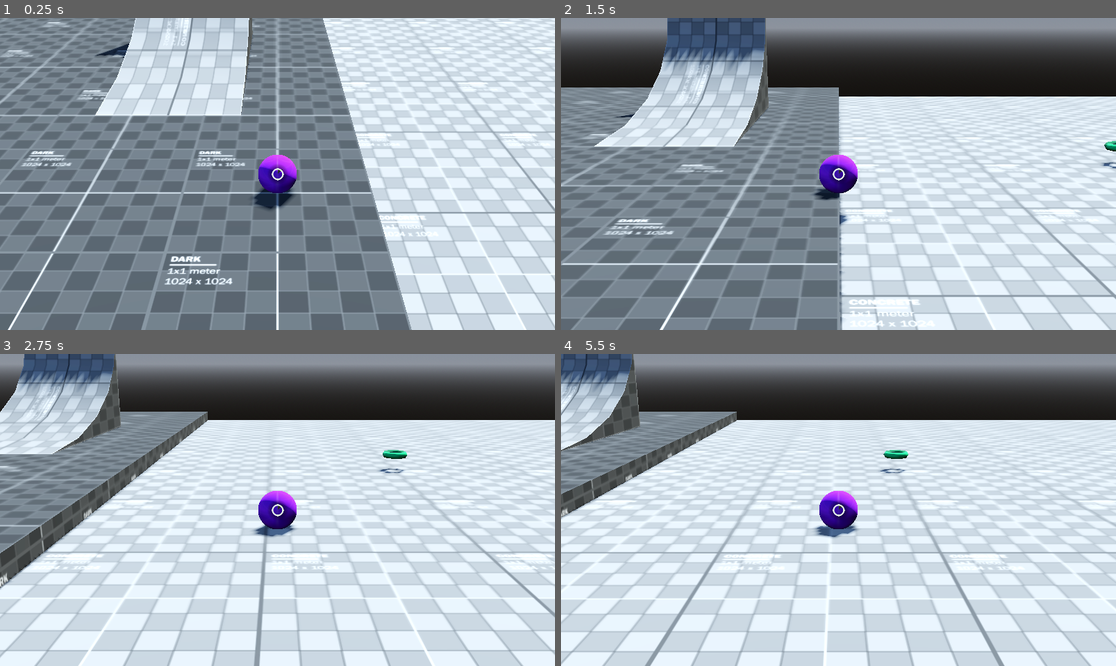
Above: before the commit, frames 1-4 (two rows, left to right).
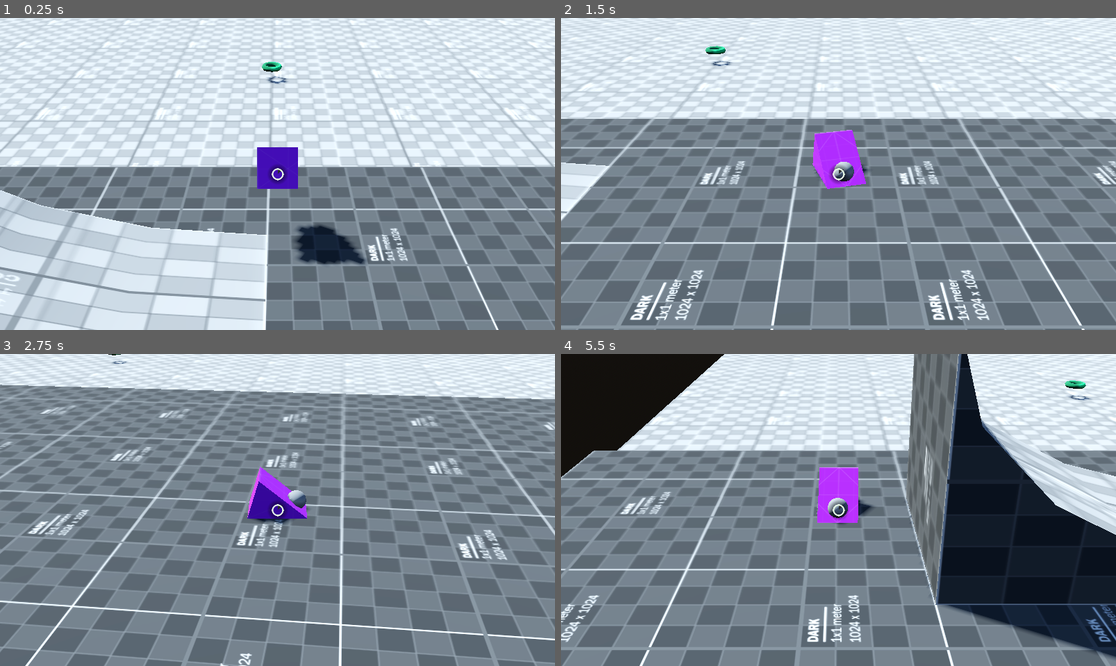
Above: after the commit, the same moments.

Repository: lithopsiouu/you-rat
Game: Godot game, scene res://Scenes/test/main test room.tscn
Same seed, same stepped clock (60 frames per second), same inputs: the game is played once before the commit and once after it.
Inputs (mouse positions are in pixels of both pictures, inside the frame that each line leads up to):
- Up to frame 1 (0.25 s): no input
- Up to frame 2 (1.5 s): move the mouse to (960, 158) at 0.52 s; hold D (move_right) 0.53-1.28 s; click (960, 158) at 0.6 s; move the mouse to (727, 189) at 1.27 s; hold S (move_backward) from 1.28 s (still down); tap Down (rotate_cam_down) at 1.35 s
- Up to frame 3 (2.75 s): move the mouse to (333, 441) at 2.02 s; release S (move_backward) at 2.03 s; hold D (move_right) from 2.03 s (still down); tap Left (rotate_cam_left) at 2.1 s
- Up to frame 4 (5.5 s): move the mouse to (810, 572) at 2.77 s; release D (move_right) at 2.78 s; hold W (move_forward) 2.78-3.53 s; tap Right (rotate_cam_right) at 2.85 s; move the mouse to (1005, 556) at 3.52 s; hold A (move_left) 3.53-5.03 s; tap Up (rotate_cam_up) at 3.6 s; move the mouse to (672, 463) at 4.27 s; click (672, 463) at 4.35 s; move the mouse to (866, 510) at 5.02 s; hold S (move_backward) from 5.03 s (still down); tap Down (rotate_cam_down) at 5.1 s

The runs differ from the first frame. In frame 1, 73% of the frame differs, in the area x 0-100%, y 0-100%; in frame 2, 79%; in frame 3, 94%; in frame 4, 91%.

Commit message:
work on rb player
- left on accelerating speed

Diff:
--- a/Assets/Entities/rigidbody_player.tscn
+++ b/Assets/Entities/rigidbody_player.tscn
@@ -1,57 +1,86 @@
-[gd_scene load_steps=10 format=3 uid="uid://dejwv7qah2a0q"]
+[gd_scene load_steps=11 format=3 uid="uid://bpqpjy8fcgewn"]
 
 [ext_resource type="Material" uid="uid://dero2i2k7x36v" path="res://Assets/Materials/player_material.tres" id="1_jmjd3"]
 [ext_resource type="Script" uid="uid://bu1r20ywascsv" path="res://Scripts/Interaction/rb_movement.gd" id="1_strm8"]
 [ext_resource type="Script" uid="uid://disy7vfpou6kx" path="res://Scripts/Interaction/player_input.gd" id="3_twv4y"]
 [ext_resource type="Script" uid="uid://cotfsu52ght42" path="res://Scripts/Interaction/interactor.gd" id="4_twv4y"]
 [ext_resource type="PackedScene" uid="uid://cyg20dvv5m0qi" path="res://Assets/Entities/gimbal_camera.tscn" id="5_8h1a1"]
+[ext_resource type="Texture2D" uid="uid://b3sr0njonqdba" path="res://Assets/Materials/Textures/Dev/Editor Icon/trimolt__0002_player-copy.png" id="7_vghrk"]
 
-[sub_resource type="PhysicsMaterial" id="PhysicsMaterial_8h1a1"]
-friction = 0.0
+[sub_resource type="SphereShape3D" id="SphereShape3D_b2tom"]
+radius = 0.05
 
-[sub_resource type="SphereShape3D" id="SphereShape3D_ldwiu"]
-radius = 0.1
+[sub_resource type="PrismMesh" id="PrismMesh_yymxo"]
+material = ExtResource("1_jmjd3")
+left_to_right = 0.2
+size = Vector3(0.3, 0.2, 0.2)
 
-[sub_resource type="SphereMesh" id="SphereMesh_brm1d"]
-material = ExtResource("1_jmjd3")
-radius = 0.1
-height = 0.2
+[sub_resource type="SphereMesh" id="SphereMesh_x54xf"]
+radius = 0.05
+height = 0.1
 
-[sub_resource type="CylinderShape3D" id="CylinderShape3D_8h1a1"]
-height = 0.1
-radius = 0.2
+[sub_resource type="CylinderShape3D" id="CylinderShape3D_6pr0x"]
+height = 0.25
+radius = 0.4
 
-[node name="Rigidbody_Player" type="RigidBody3D" node_paths=PackedStringArray("input", "mesh", "target") groups=["Player"]]
+[node name="RigidBody3D" type="RigidBody3D" groups=["Player"]]
 collision_layer = 16
 collision_mask = 3
 axis_lock_angular_x = true
 axis_lock_angular_y = true
 axis_lock_angular_z = true
-physics_material_override = SubResource("PhysicsMaterial_8h1a1")
+can_sleep = false
 continuous_cd = true
-script = ExtResource("1_strm8")
-input = NodePath("PlayerInput")
-speed = 5.0
-mesh = NodePath("MeshInstance3D")
-target = NodePath(".")
 
 [node name="CollisionShape3D" type="CollisionShape3D" parent="."]
-shape = SubResource("SphereShape3D_ldwiu")
+transform = Transform3D(1, 0, 0, 0, 1, 0, 0, 0, 1, 0, 0.05, 0)
+shape = SubResource("SphereShape3D_b2tom")
 
 [node name="MeshInstance3D" type="MeshInstance3D" parent="."]
-mesh = SubResource("SphereMesh_brm1d")
+transform = Transform3D(1, 0, 0, 0, 1, 0, 0, 0, 1, 0, 0.1, 0)
+mesh = SubResource("PrismMesh_yymxo")
+skeleton = NodePath("")
 
-[node name="PlayerInput" type="Node" parent="."]
+[node name="MeshInstance3D" type="MeshInstance3D" parent="MeshInstance3D"]
+transform = Transform3D(1, 0, 0, 0, 1, 0, 0, 0, 1, 0.096052, -0.0432466, 0)
+mesh = SubResource("SphereMesh_x54xf")
+
+[node name="Components" type="Node" parent="."]
+
+[node name="PlayerInput" type="Node" parent="Components"]
 script = ExtResource("3_twv4y")
 metadata/_custom_type_script = "uid://disy7vfpou6kx"
 
+[node name="RigidBodyMovement" type="Node" parent="Components" node_paths=PackedStringArray("input", "mesh", "target")]
+script = ExtResource("1_strm8")
+input = NodePath("../PlayerInput")
+speed = 0.2
+mesh = NodePath("../../MeshInstance3D")
+target = NodePath("../..")
+metadata/_custom_type_script = "uid://bu1r20ywascsv"
+
+[node name="GimbalCamera" parent="." node_paths=PackedStringArray("player_input") instance=ExtResource("5_8h1a1")]
+transform = Transform3D(-4.37114e-08, 0, -1, 0, 1, 0, 1, 0, -4.37114e-08, 0, 0, 0)
+player_input = NodePath("../Components/PlayerInput")
+rotation_speed_y = 0.02
+rotation_speed_x = 0.028
+gimbal_max_x = -35.0
+gimbal_min_x = -20.0
+
 [node name="Interactor" type="Area3D" parent="." node_paths=PackedStringArray("player_input")]
 script = ExtResource("4_twv4y")
-player_input = NodePath("../PlayerInput")
+player_input = NodePath("../Components/PlayerInput")
 metadata/_custom_type_script = "uid://cotfsu52ght42"
 
 [node name="CollisionShape3D" type="CollisionShape3D" parent="Interactor"]
-shape = SubResource("CylinderShape3D_8h1a1")
+transform = Transform3D(1, 0, 0, 0, 1, 0, 0, 0, 1, 0.1, 0.125, 0)
+shape = SubResource("CylinderShape3D_6pr0x")
 
-[node name="GimbalCamera" parent="." node_paths=PackedStringArray("player_input") instance=ExtResource("5_8h1a1")]
-player_input = NodePath("../PlayerInput")
+[node name="Sprite3D" type="Sprite3D" parent="."]
+layers = 524288
+pixel_size = 0.0005
+billboard = 1
+double_sided = false
+no_depth_test = true
+fixed_size = true
+texture = ExtResource("7_vghrk")
--- a/Scenes/test/main test room.tscn
+++ b/Scenes/test/main test room.tscn
@@ -98,5 +98,5 @@
 fixed_size = true
 texture = ExtResource("11_chm6s")
 
-[node name="Rigidbody_Player" parent="." instance=ExtResource("7_njocx")]
-transform = Transform3D(1, 0, 0, 0, 1, 0, 0, 0, 1, -1.5, 0.5, 0)
+[node name="RigidBody3D" parent="." instance=ExtResource("7_njocx")]
+transform = Transform3D(1, 0, 0, 0, 1, 0, 0, 0, 1, -1.69371, 0.739244, -0.945048)
--- a/Scripts/Interaction/rb_movement.gd
+++ b/Scripts/Interaction/rb_movement.gd
@@ -9,6 +9,10 @@
 @export var input: PlayerInput
 @export var speed: float = 0.018
 @export var mesh: MeshInstance3D
+
+var current_speed
+var target_speed
+var acceleration_time
 
 func _ready() -> void:
 	_is_target_null(target)
@@ -27,17 +31,18 @@
 
 	update_move_vel()
 	var velocity_error = move_vel - rb.linear_velocity
-	var impulse = _pid.update(velocity_error, delta) * .1
-	move(impulse)
+	#var impulse = _pid.update(velocity_error, delta) * .1
+	move(move_vel)
+	print(rb.linear_velocity)
 
 	if abs(move_dir.length()) > 0.0:
 
-		#mesh.rotation.y = lerp_angle(mesh.rotation.y, atan2(-move_dir.z, move_dir.x), delta * 8)
-		pass
+		mesh.rotation.y = lerp_angle(mesh.rotation.y, atan2(-move_dir.z, move_dir.x), delta * 8)
+		#pass
 
 	else:
-		#pass
-		rb.apply_central_impulse(Vector3(rb.linear_velocity.x, 0, rb.linear_velocity.z) * -1)
+		pass
+		#rb.apply_central_impulse(Vector3(rb.linear_velocity.x, 0, rb.linear_velocity.z) * -1)
 
 
 func set_move_dir(new_dir) -> void:
@@ -46,6 +51,7 @@
 	elif new_dir is Vector2:
 		move_dir.x = new_dir.x
 		move_dir.z = new_dir.y
+		move_dir.y = 0.05
 
 
 func update_move_vel() -> void:
@@ -53,6 +59,7 @@
 
 
 func move(_vel: Vector3) -> void:
-	rb.apply_central_force(_vel)
+	#rb.linear_velocity = Vector3(0, rb.linear_velocity.y, 0)
+	rb.apply_central_impulse(_vel)
 	mesh.rotation.z = 0
 	mesh.rotation.x = 0
Not shown: 1 places in Scenes/test/main test room.tscn that only renumber resources
